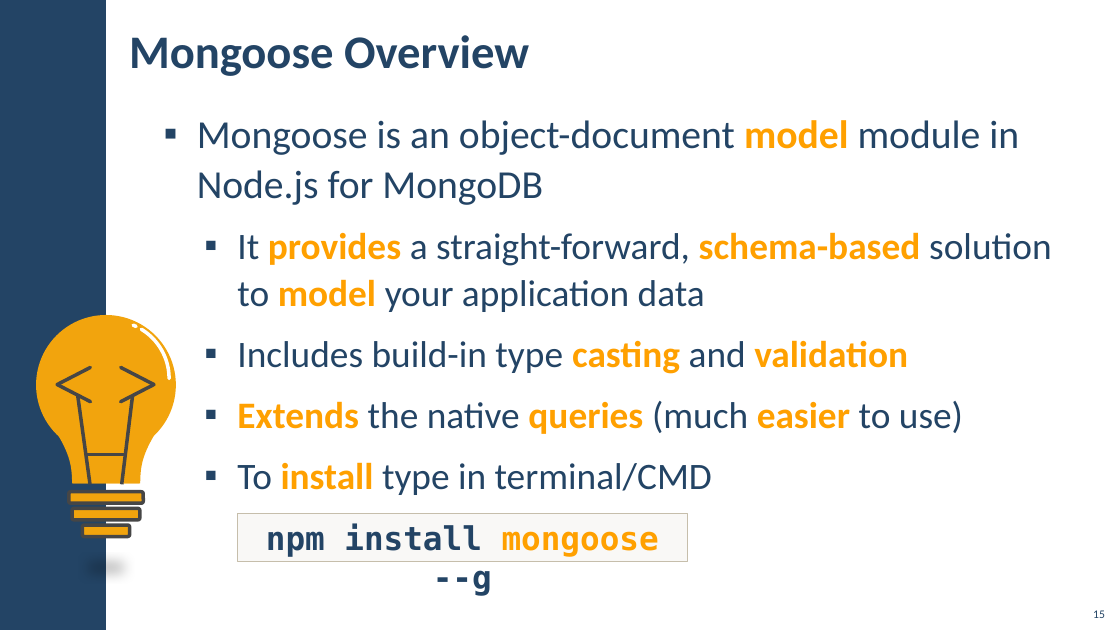
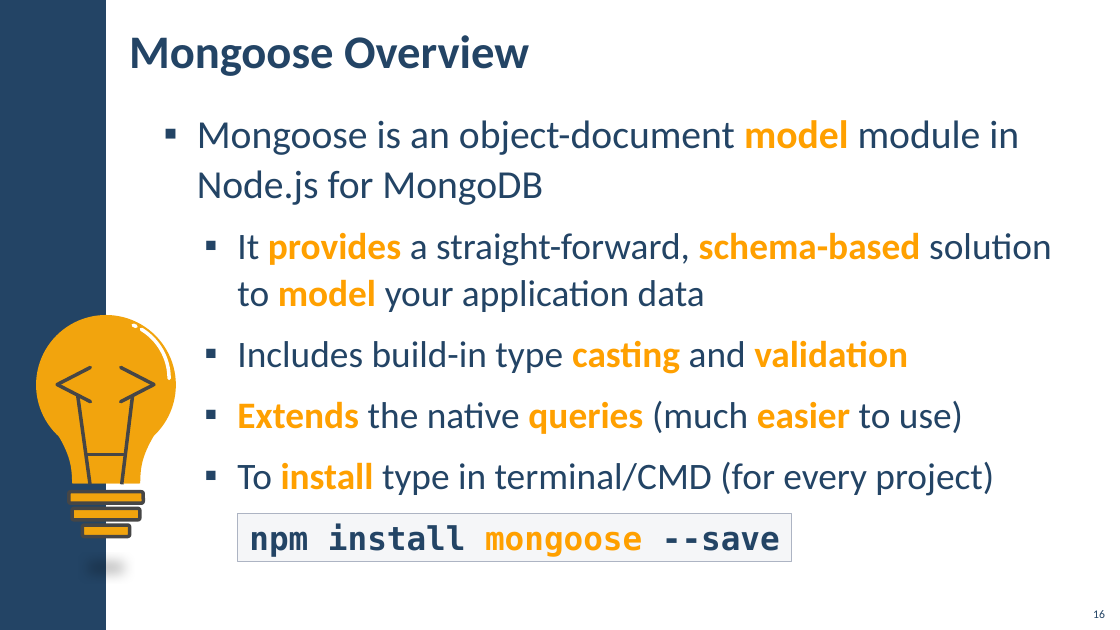
Before and after one commit to ErayErol/Software-University-Courses, a slide deck: slide 16 of 2021.09 - [ JS Back End ]/05 - [ NoSQL And MongoDB ]/00 - [ Resources ]/Presentation.pptx (slide 15 before the commit). Drawn at 1120x630 pixels with LibreOffice and Linux fonts; fonts in the diff are those of the drawing; background and template pictures are left out. Boxes give left, top, right and bottom in pixels: in the first picture for what was removed or moved away, otherwise in the second. Text is boxed around its words. In the diff, an @@ line names an element or a change of style, - is before the commit and + after.

```diff
--- a/2021.09 - [ JS Back End ]/05 - [ NoSQL And MongoDB ]/00 - [ Resources ]/Presentation.pptx
+++ b/2021.09 - [ JS Back End ]/05 - [ NoSQL And MongoDB ]/00 - [ Resources ]/Presentation.pptx
@@ text at [237, 462, 994, 496]: text changed @@
-  ▪ To install type in terminal/CMD
+  ▪ To install type in terminal/CMD (for every project)
@@ rectangle "npm install mongoose --save": place and size @@
-rectangle "npm install mongoose --save" at [238, 513, 687, 562]
+rectangle "npm install mongoose --save" at [238, 513, 792, 562]
@@ rectangle "npm install mongoose --save" at [238, 513, 792, 562]: fill #D9D4C6 at 15% opacity to #C2C7D2 at 15% opacity; outline #C6BEAB 1 pt to #ADB4C3 1 pt @@
@@ text in rectangle at [249, 523, 780, 557]: text changed @@
-npm install mongoose --g
+npm install mongoose --save
@@ page number at [1093, 610, 1105, 618]: text changed @@
-15
+16
```
Also in this commit, not shown: 21 other slides changed, 6 slides added.
